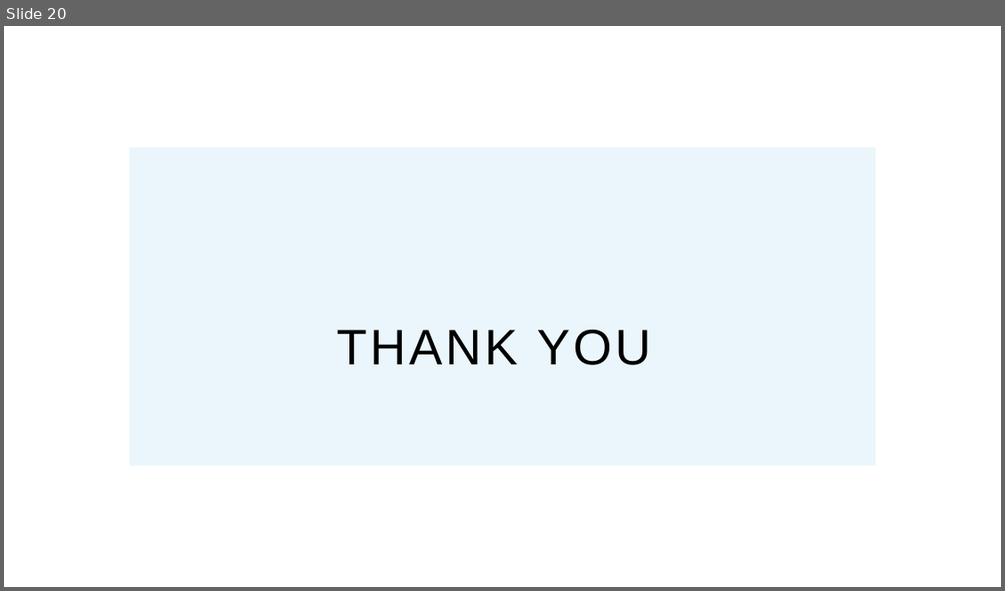
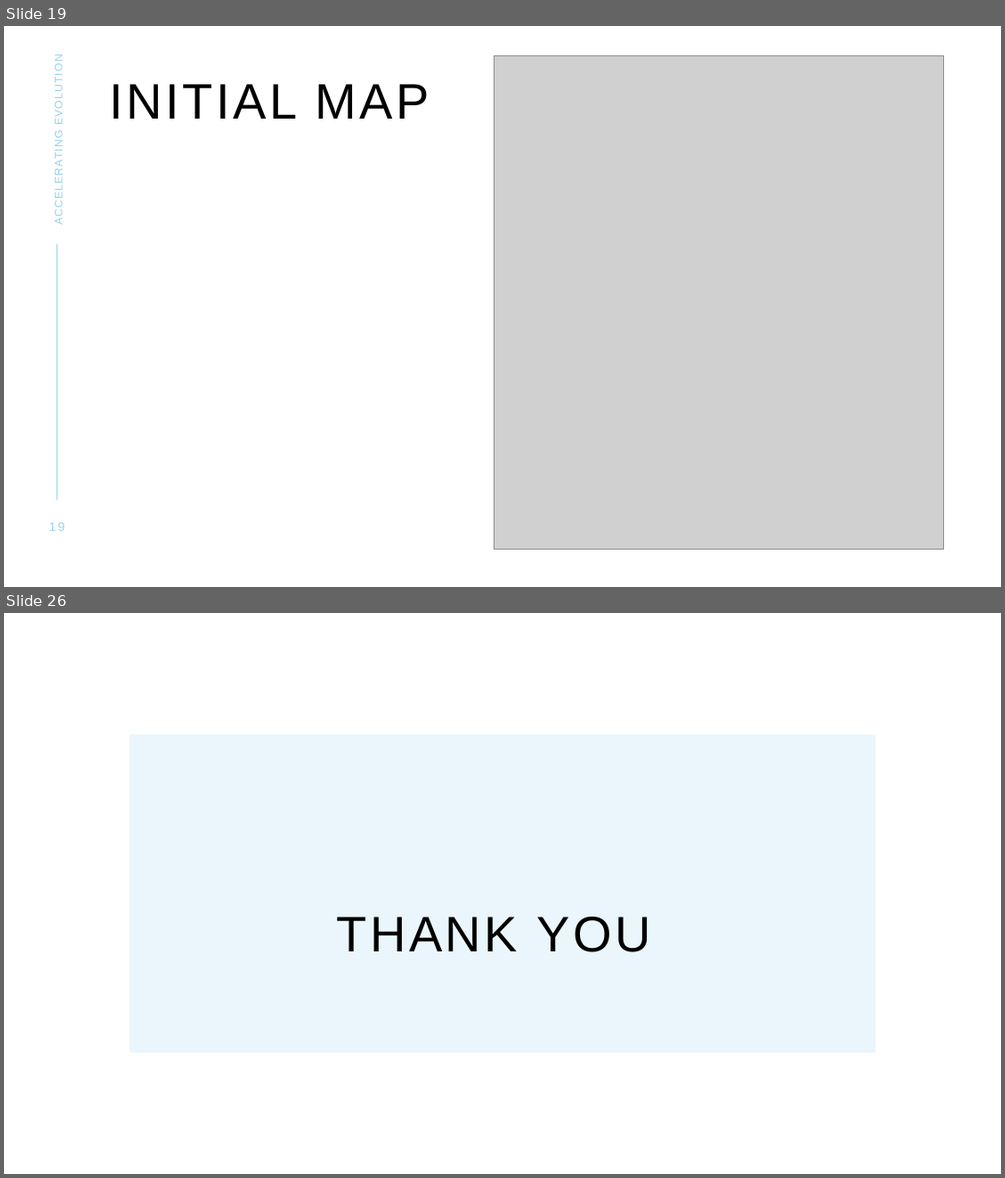
Before and after one commit to Ashirbad-Sarangi/evolutionary_algo_gpu, a slide deck: data/documents/GPU_Presentation_v2.pptx. Shown one above the other, each under a label of ours: slide 20 before the commit, slides 19 and 26 after it; the slides between them are not shown. The pictures are 1005x591 and 1005x1178 pixels, drawn with LibreOffice and Linux fonts; fonts in the diff are those of the drawing; grey boxes stand for pictures. Boxes give left, top, right and bottom in pixels: in the first picture for what was removed or moved away, otherwise in the second. Text is boxed around its words. In the diff, an @@ line names an element or a change of style, - is before the commit and + after.

```diff
--- a/data/documents/GPU_Presentation_v2.pptx
+++ b/data/documents/GPU_Presentation_v2.pptx
@@ slide 19 added at <box>4,26,1001,587</box>, background #FFFFFF @@
@@ text added at <box>52,63,65,223</box>, 10.5 pt, text #96D3ED @@
+ACCELERATING EVOLUTION
@@ picture added at <box>494,56,944,548</box> @@
@@ title added at <box>110,84,429,119</box>, 48 pt, text #000000 @@
+INITIAL MAP
@@ line added from (57, 244) to (57, 499), #96D3ED 1 pt @@
@@ page number added at <box>49,522,65,531</box>, 12 pt, text #96D3ED @@
+19
@@ what was slide 20 is now slide 26 @@
```
Also in this commit, not shown: 6 slides changed, 11 other slides added, 6 slides removed, 15 other files.
